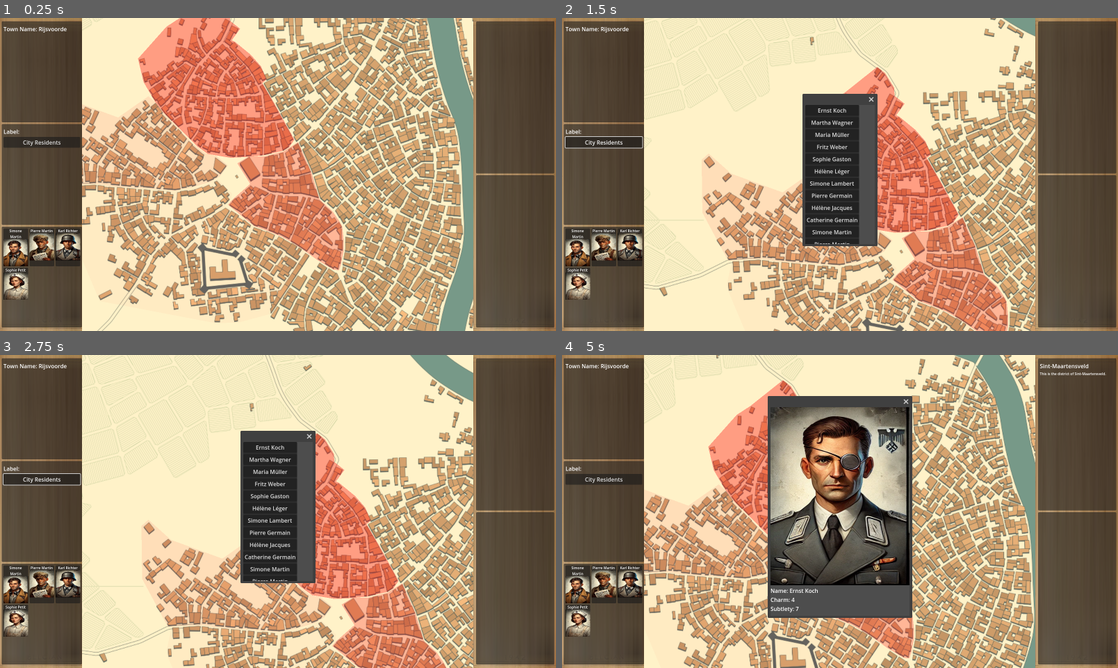
Above: before the commit, frames 1-4 (two rows, left to right).
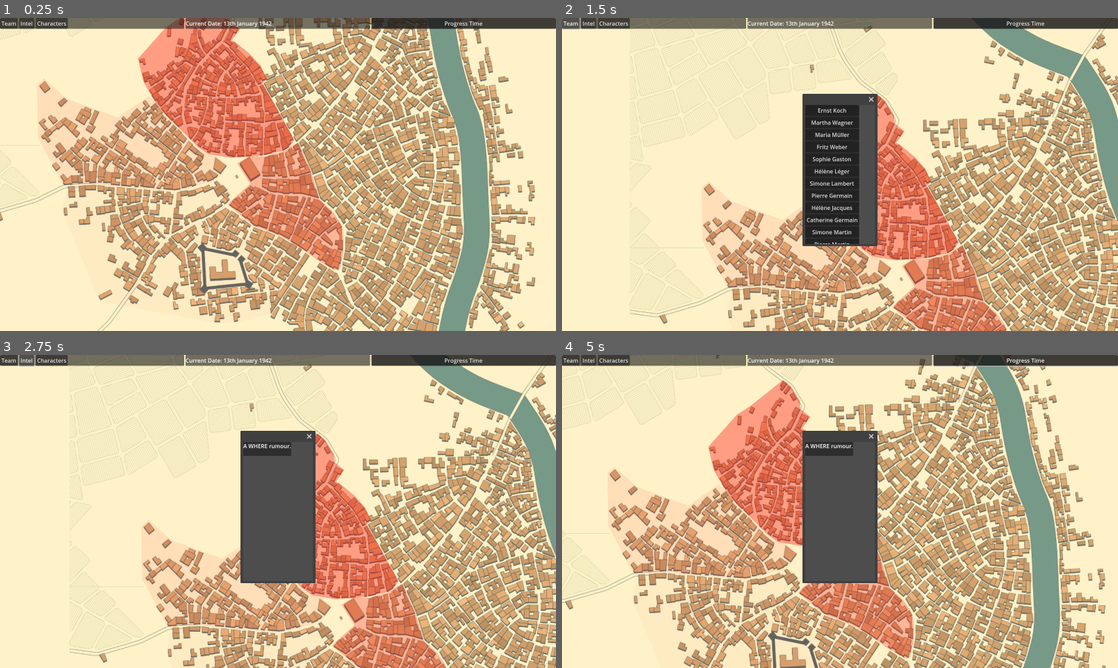
Above: after the commit, the same moments.

Repository: Stormwind-Gaming/stw-gogj-24
Game: Godot game, scene res://scenes/map.tscn
Same seed, same stepped clock (60 frames per second), same inputs: the game is played once before the commit and once after it.
Inputs (mouse positions are in pixels of both pictures, inside the frame that each line leads up to):
- Up to frame 1 (0.25 s): no input
- Up to frame 2 (1.5 s): click "City Residents" (after the commit: "Characters") at 0.5 s; click (573, 24) at 1.25 s, where only the run after the commit has a clickable "Team"
- Up to frame 3 (2.75 s): click (27, 361) at 2 s, where only the run after the commit has a clickable "Intel"
- Up to frame 4 (5 s): click (1023, 361) at 2.75 s, where only the run after the commit has a clickable "Progress Time"; click (578, 589) at 3.52 s; click "Ernst Koch" at 4.25 s

The runs differ from the first frame. In frame 1, 32% of the frame differs, in the area x 0-100%, y 0-100%; in frame 2, 57%; in frame 3, 36%; in frame 4, 48%.

Commit message:
Working on revamped gui

Diff:
--- /dev/null
+++ b/scenes/gui/footer.tscn
@@ -0,0 +1,57 @@
+[gd_scene load_steps=2 format=3 uid="uid://bv860whpjsldd"]
+
+[ext_resource type="Script" path="res://scripts/gui/footer.gd" id="1_hd6ji"]
+
+[node name="Footer" type="Control"]
+layout_mode = 3
+anchors_preset = 10
+anchor_right = 1.0
+grow_horizontal = 2
+script = ExtResource("1_hd6ji")
+
+[node name="HBoxContainer" type="HBoxContainer" parent="."]
+layout_mode = 1
+anchors_preset = 10
+anchor_right = 1.0
+offset_bottom = 23.0
+grow_horizontal = 2
+
+[node name="PanelContainer3" type="PanelContainer" parent="HBoxContainer"]
+layout_mode = 2
+size_flags_horizontal = 3
+
+[node name="HBoxContainer" type="HBoxContainer" parent="HBoxContainer/PanelContainer3"]
+layout_mode = 2
+
+[node name="TeamListButton" type="Button" parent="HBoxContainer/PanelContainer3/HBoxContainer"]
+layout_mode = 2
+text = "Team"
+
+[node name="IntelListButton" type="Button" parent="HBoxContainer/PanelContainer3/HBoxContainer"]
+layout_mode = 2
+text = "Intel"
+
+[node name="CharacterListButton" type="Button" parent="HBoxContainer/PanelContainer3/HBoxContainer"]
+layout_mode = 2
+text = "Characters"
+
+[node name="PanelContainer2" type="PanelContainer" parent="HBoxContainer"]
+layout_mode = 2
+size_flags_horizontal = 3
+
+[node name="HBoxContainer" type="HBoxContainer" parent="HBoxContainer/PanelContainer2"]
+layout_mode = 2
+
+[node name="Label" type="Label" parent="HBoxContainer/PanelContainer2/HBoxContainer"]
+layout_mode = 2
+text = "Current Date: 13th January 1942"
+horizontal_alignment = 1
+vertical_alignment = 1
+
+[node name="PanelContainer" type="PanelContainer" parent="HBoxContainer"]
+layout_mode = 2
+size_flags_horizontal = 3
+
+[node name="TurnButton" type="Button" parent="HBoxContainer/PanelContainer"]
+layout_mode = 2
+text = "Progress Time"
--- /dev/null
+++ b/scenes/gui/intel_list.tscn
@@ -0,0 +1,17 @@
+[gd_scene load_steps=2 format=3 uid="uid://o3h8o46ermjp"]
+
+[ext_resource type="Script" path="res://scripts/gui/intel_list.gd" id="1_4b1gi"]
+
+[node name="IntelList" type="Window"]
+size = Vector2i(200, 400)
+script = ExtResource("1_4b1gi")
+
+[node name="PanelContainer" type="PanelContainer" parent="."]
+offset_right = 40.0
+offset_bottom = 40.0
+
+[node name="MarginContainer" type="MarginContainer" parent="PanelContainer"]
+layout_mode = 2
+
+[node name="IntelListContainer" type="VBoxContainer" parent="PanelContainer/MarginContainer"]
+layout_mode = 2
--- a/scenes/map.tscn
+++ b/scenes/map.tscn
@@ -10,10 +10,24 @@
 [ext_resource type="PackedScene" uid="uid://bnshi2p8ra26w" path="res://scenes/districts/district_sw.tscn" id="7_dde3t"]
 [ext_resource type="Script" path="res://scripts/camera.gd" id="7_f0cgf"]
 [ext_resource type="PackedScene" path="res://scenes/districts/district_cw.tscn" id="9_jaoy6"]
+[ext_resource type="PackedScene" uid="uid://bv860whpjsldd" path="res://scenes/gui/footer.tscn" id="11_4nem0"]
 
 [node name="Map" type="Node2D" node_paths=PackedStringArray("districts")]
 script = ExtResource("1_ppup2")
 districts = [NodePath("Node2D/Districts/District_CW"), NodePath("Node2D/Districts/District_N"), NodePath("Node2D/Districts/District_C"), NodePath("Node2D/Districts/District_SW")]
+
+[node name="ColorRect" type="ColorRect" parent="."]
+anchors_preset = 15
+anchor_right = 1.0
+anchor_bottom = 1.0
+offset_left = -750.0
+offset_top = -500.0
+offset_right = 750.0
+offset_bottom = 500.0
+grow_horizontal = 2
+grow_vertical = 2
+scale = Vector2(2, 2)
+color = Color(0.996078, 0.94902, 0.784314, 1)
 
 [node name="Node2D" type="Node2D" parent="."]
 
@@ -39,6 +53,7 @@
 script = ExtResource("7_f0cgf")
 
 [node name="CanvasLayer" type="CanvasLayer" parent="."]
+visible = false
 
 [node name="map_panels" type="Sprite2D" parent="CanvasLayer"]
 texture = ExtResource("4_k5atg")
@@ -47,3 +62,7 @@
 [node name="Map_Panel_Left" parent="CanvasLayer" instance=ExtResource("4_yt3a5")]
 
 [node name="Map_Panel_Right" parent="CanvasLayer" instance=ExtResource("5_dgovt")]
+
+[node name="CanvasLayer2" type="CanvasLayer" parent="."]
+
+[node name="Footer" parent="CanvasLayer2" instance=ExtResource("11_4nem0")]
--- /dev/null
+++ b/scripts/gui/footer.gd
@@ -0,0 +1,35 @@
+extends Control
+
+var character_list_scene = preload("res://scenes/gui/character_list.tscn")
+var intel_list_scene = preload("res://scenes/gui/intel_list.tscn")
+
+@onready var show_character_list_button = $HBoxContainer/PanelContainer3/HBoxContainer/CharacterListButton
+@onready var show_intel_list_button = $HBoxContainer/PanelContainer3/HBoxContainer/IntelListButton
+
+
+func _ready():
+	# Connect the button's "pressed" signal to a function using Callable
+	show_character_list_button.connect("pressed", Callable(self, "_on_show_character_list_button_pressed"))
+
+	show_intel_list_button.connect("pressed", Callable(self, "_on_show_intel_list_button_pressed"))
+
+func _on_show_intel_list_button_pressed():
+	# Instance the intel list scene
+	var intel_list_instance = intel_list_scene.instantiate()
+
+		# Add the instance to the scene tree
+	add_child(intel_list_instance)
+
+	# Center the window on the screen using popup_centered()
+	intel_list_instance.popup_centered()
+
+
+func _on_show_character_list_button_pressed():
+	# Instance the character list scene
+	var character_list_instance = character_list_scene.instantiate()
+
+		# Add the instance to the scene tree
+	add_child(character_list_instance)
+
+	# Center the window on the screen using popup_centered()
+	character_list_instance.popup_centered()
--- /dev/null
+++ b/scripts/gui/intel_list.gd
@@ -0,0 +1,29 @@
+extends Window
+
+@onready var intel_list_container = $PanelContainer/MarginContainer/IntelListContainer
+
+func _ready():
+	# Connect the close_requested signal
+	connect("close_requested", Callable(self, "_on_close_requested"))
+
+	# Fetch intel from the GlobalRegistry and populate the list
+	var intel = GlobalRegistry.get_all_objects(GlobalRegistry.Registry_Category.INTEL)
+	populate_intel_list(intel)
+
+func _on_close_requested():
+	queue_free()
+
+func populate_intel_list(intel):
+	# Clear existing children in the container by freeing them
+	for child in intel_list_container.get_children():
+		child.queue_free()
+
+	# Iterate over the dictionary to create buttons
+	for name in intel.keys():
+		var intel_node = intel[name]
+		var label = Label.new()
+
+		# Use character_node's first_name and last_name for the button text
+		label.text = intel_node.description
+
+		intel_list_container.add_child(label)
--- a/scripts/intel/intel.gd
+++ b/scripts/intel/intel.gd
@@ -13,3 +13,5 @@
 	self.description = description
 
 	GlobalRegistry.register_object(GlobalRegistry.Registry_Category.INTEL, self)
+
+	print("Added intel to global registry")
Not shown: 1 places in scenes/map.tscn that only renumber resources
